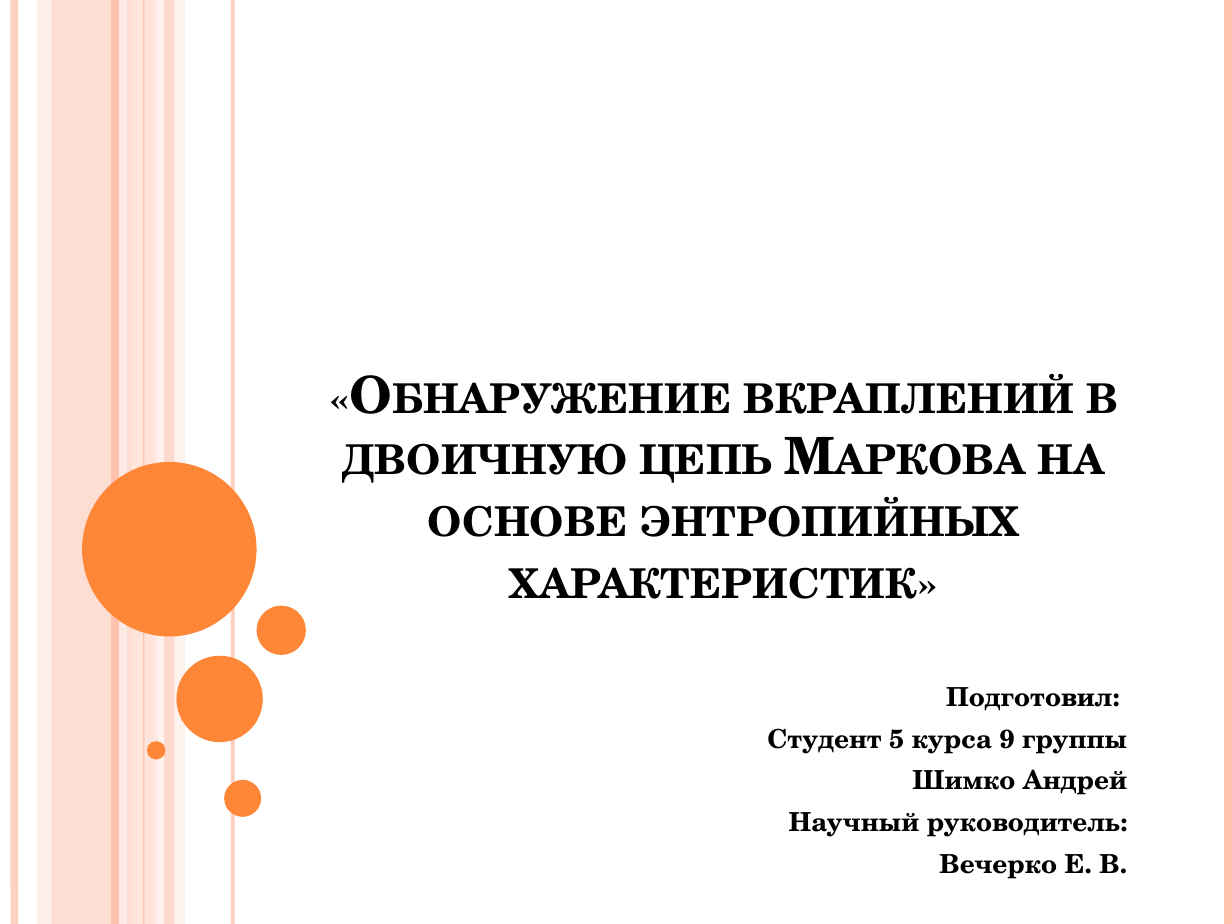
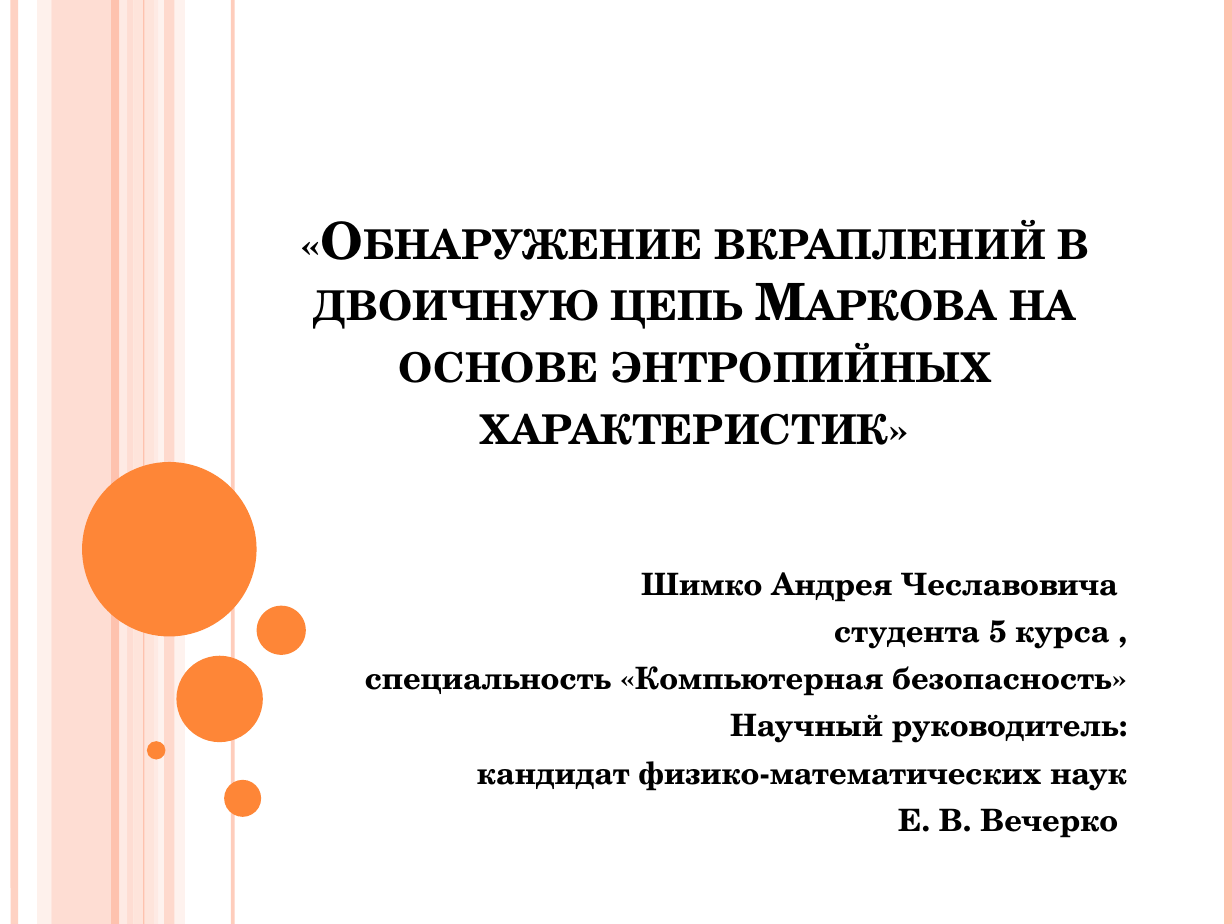
Before and after one commit to shymic/Tex-Diploma, a slide deck: slide 1 of Диплом/Шимко А. Ч..pptx. Drawn at 1232x924 pixels with LibreOffice and Linux fonts; fonts in the diff are those of the drawing. Boxes give left, top, right and bottom in pixels: in the first picture for what was removed or moved away, otherwise in the second. Text is boxed around its words. In the diff, an @@ line names an element or a change of style, - is before the commit and + after.

```diff
--- a/Диплом/Шимко А. Ч..pptx
+++ b/Диплом/Шимко А. Ч..pptx
@@ title "«Обнаружение вкраплений в двоичную цепь ..." moved from (x1=343, y1=374, x2=1118, y2=599) to (x1=314, y1=220, x2=1090, y2=445) @@
@@ subtitle "Шимко Андрея Чеславовича" moved from (x1=767, y1=687, x2=1127, y2=873) to (x1=365, y1=572, x2=1127, y2=838) @@
@@ subtitle at (x1=365, y1=572, x2=1118, y2=696): text changed; size 15.3 to 18 pt @@
-Подготовил:
-Студент 5 курса 9 группы
-Шимко Андрей
+Шимко Андрея Чеславовича
+студента 5 курса ,
+специальность «Компьютерная безопасность»
@@ subtitle at (x1=730, y1=713, x2=1119, y2=743): size 15.3 to 18 pt in "Научный руководитель:" @@
@@ subtitle at (x1=477, y1=761, x2=1127, y2=838): text changed; size 15.3 to 18 pt @@
-Вечерко Е. В.
+кандидат физико-математических наук
+Е. В. Вечерко
```
Also in this commit, not shown: 5 other slides changed, 8 slides added, 3 slides removed, 15 other files.
